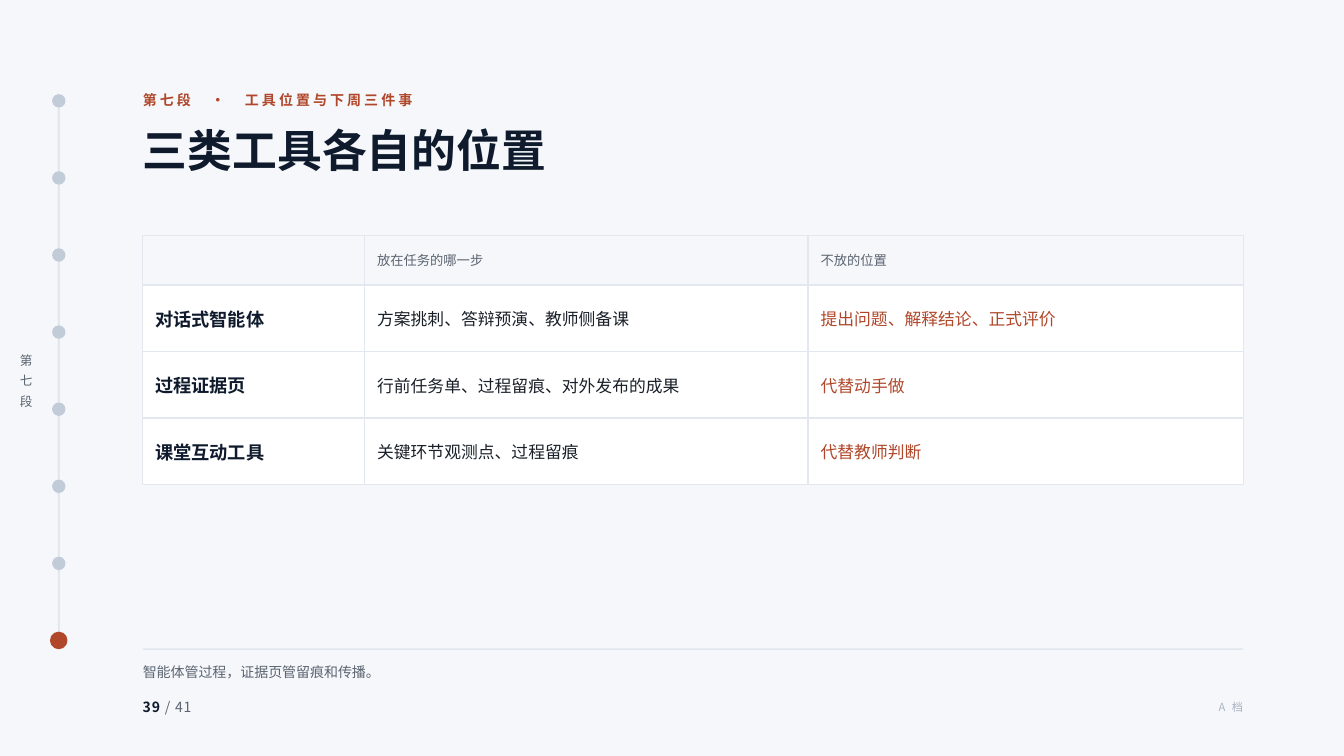
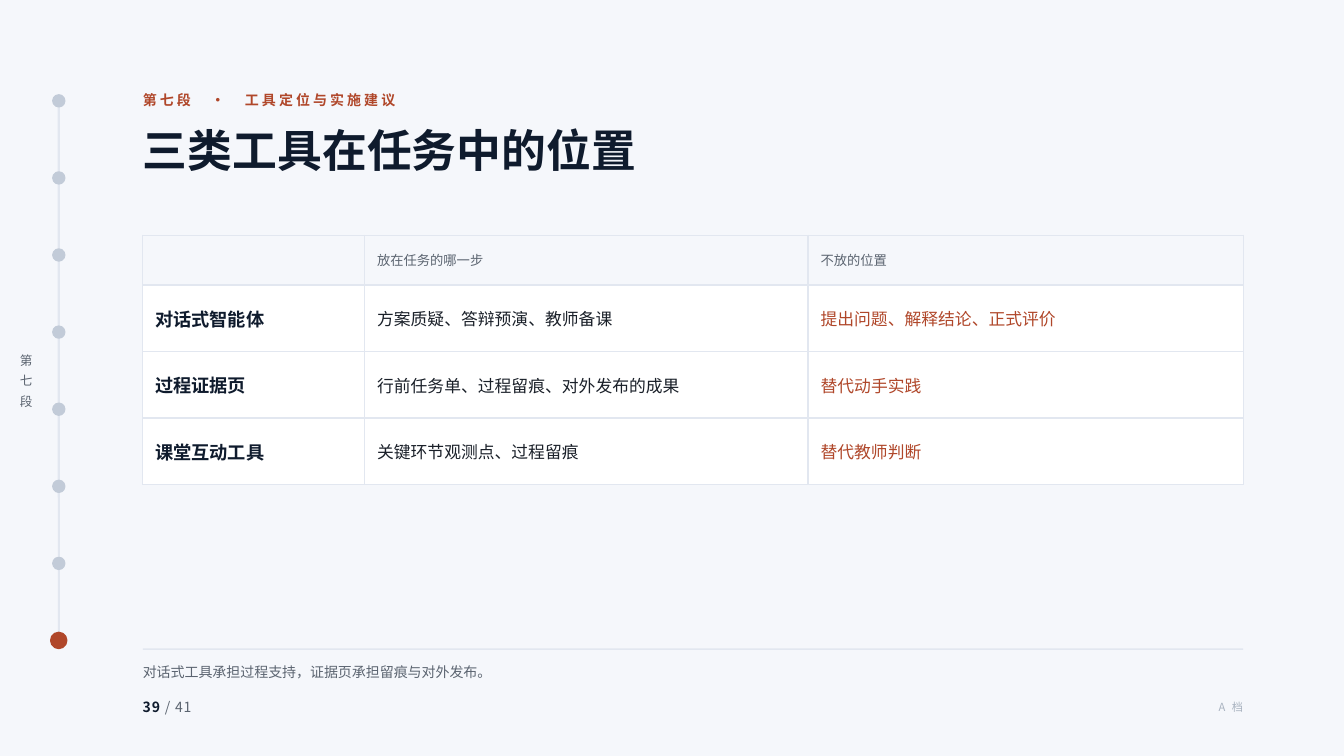
Before and after one commit to tonyxinvip/slides, a slide deck: slide 39 of comprehensive-practice-ai/做中学与综合实践活动.pptx. Drawn at 1344x756 pixels with LibreOffice and Linux fonts; fonts in the diff are those of the drawing. Boxes give left, top, right and bottom in pixels: in the first picture for what was removed or moved away, otherwise in the second. Text is boxed around its words. In the diff, an @@ line names an element or a change of style, - is before the commit and + after.

```diff
--- a/comprehensive-practice-ai/做中学与综合实践活动.pptx
+++ b/comprehensive-practice-ai/做中学与综合实践活动.pptx
@@ text at [143, 92, 395, 110]: text changed @@
-第七段 · 工具位置与下周三件事
+第七段 · 工具定位与实施建议
@@ text at [143, 128, 636, 171]: text changed @@
-三类工具各自的位置
+三类工具在任务中的位置
@@ table at [143, 235, 1244, 465] @@
-row 2, column 2: 方案挑刺、答辩预演、教师侧备课
+row 2, column 2: 方案质疑、答辩预演、教师备课
-row 3, column 3: 代替动手做
+row 3, column 3: 替代动手实践
-row 4, column 3: 代替教师判断
+row 4, column 3: 替代教师判断
@@ text at [143, 665, 492, 678]: text changed @@
-智能体管过程，证据页管留痕和传播。
+对话式工具承担过程支持，证据页承担留痕与对外发布。
```
Also in this commit, not shown: 38 other slides changed, 10 other files.
